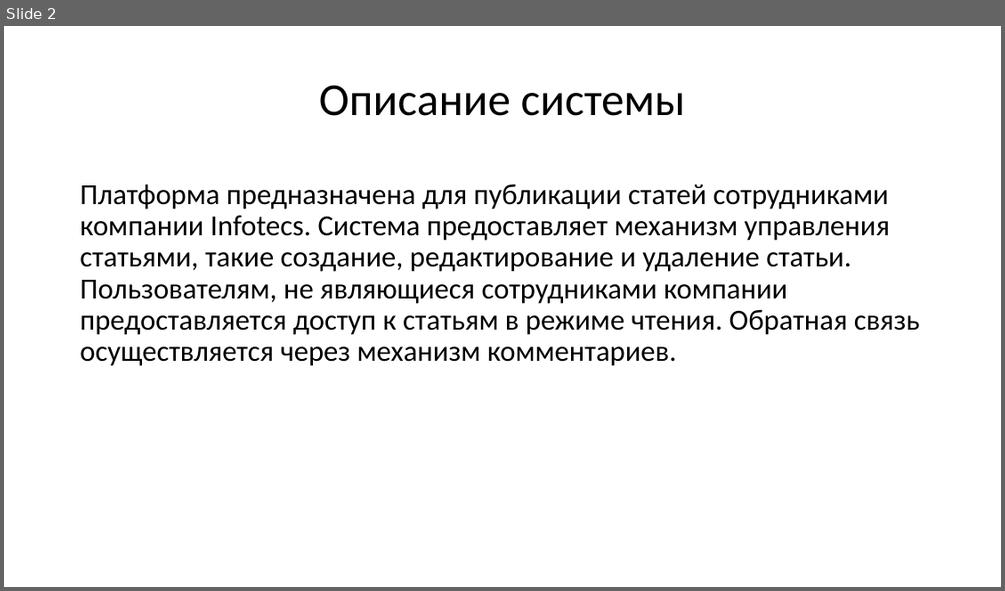
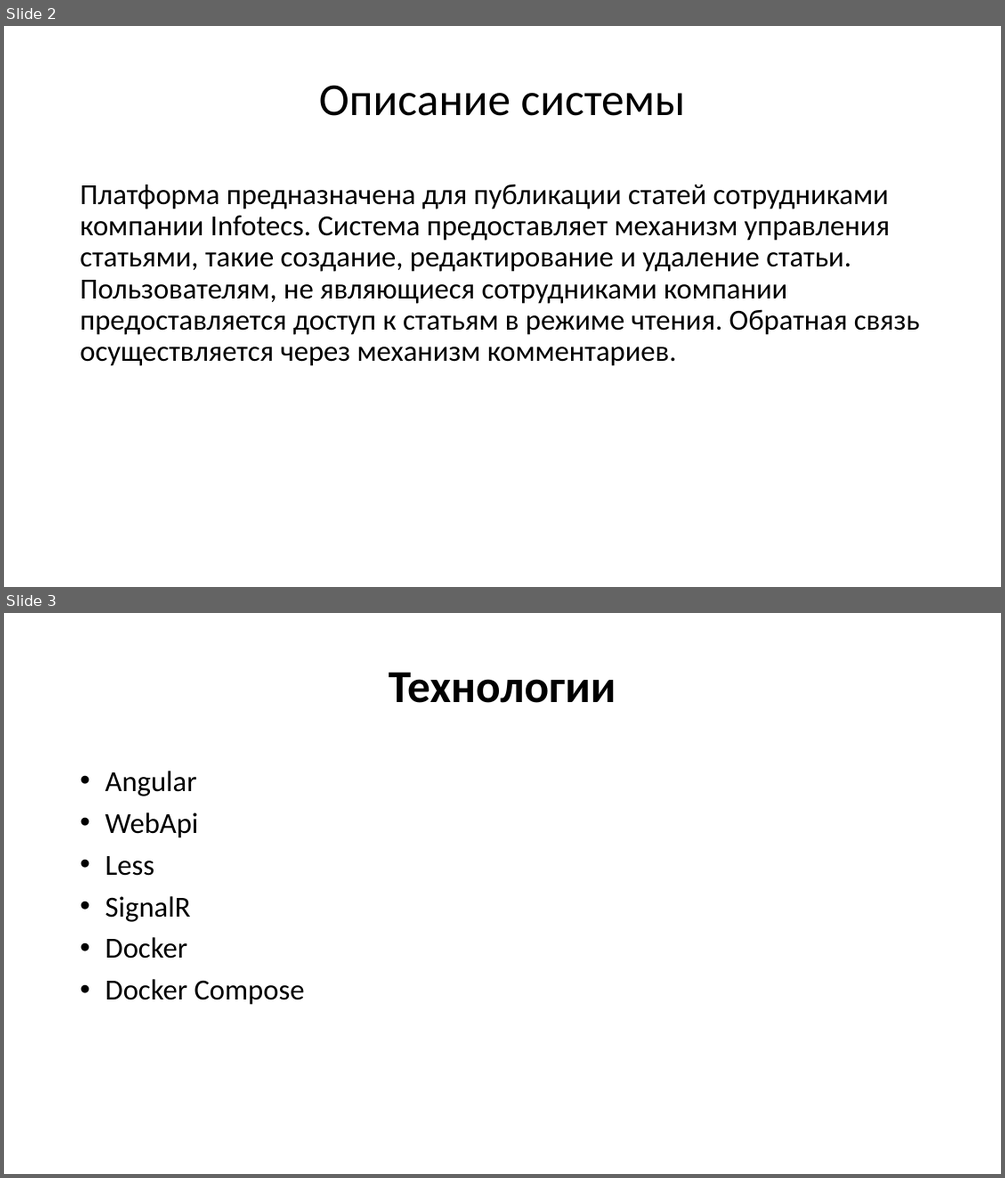
Before and after one commit to HelenMakarchuk/Infotecs.Tasks, a slide deck: Artifacts/Presentation.pptx. Shown one above the other, each under a label of ours: slide 2 before the commit, slides 2 and 3 after it. The pictures are 1005x591 and 1005x1178 pixels, drawn with LibreOffice and Linux fonts; fonts in the diff are those of the drawing. Boxes give left, top, right and bottom in pixels: in the first picture for what was removed or moved away, otherwise in the second. Text is boxed around its words. In the diff, an @@ line names an element or a change of style, - is before the commit and + after.

Commit message:
Update Presentation

```diff
--- a/Artifacts/Presentation.pptx
+++ b/Artifacts/Presentation.pptx
@@ slide 3 added at (x1=4, y1=613, x2=1001, y2=1174), background #FFFFFF @@
@@ text added at (x1=388, y1=672, x2=616, y2=703), 44 pt, text #000000, bold @@
+Технологии
@@ text added at (x1=105, y1=771, x2=305, y2=1005), 28 pt, text #000000 @@
+• Angular
+• WebApi
+• Less
+• SignalR
+• Docker
+• Docker Compose
```
Also in this commit, not shown: 1 other slide added, 1 other file.
